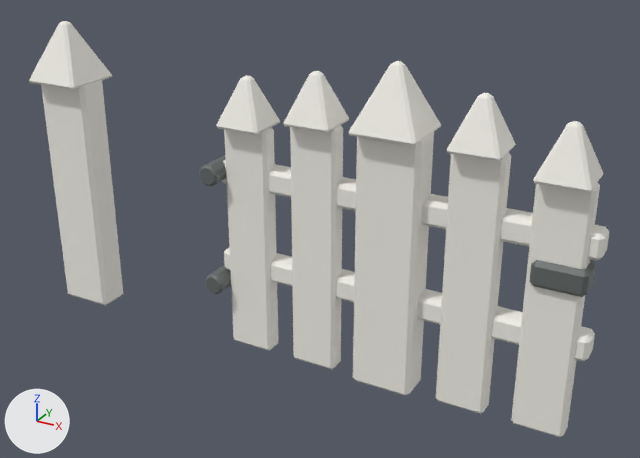
Before and after pictures for a commit that changed the Blender file assets/game-assets/WhiteFenceGate.blend.
Both versions are drawn from a camera (50 mm lens) standing at (1.119, -1.566, 1.123) and looking at (0.244, 0.026, 0.327). Lighting does not change. The marker at lower left points along +X, +Y and +Z. The picture after the commit comes second.

Before the edit, the objects in view are built like this:
```python
me_whitefencegate_leaf_mesh = bpy.data.meshes.new('WhiteFenceGate_Leaf_Mesh')
me_whitefencegate_leaf_mesh.from_pydata(...)  # 432 vertices, 462 faces; spans x -0.025..0.86, y -0.055..0.055, z 0.0..0.69
# faces by material slot: [312, 150]
me_whitefencegate_leaf_mesh.materials.append(mat_material_whitefencegate_paint)  # white #f4f2ea
me_whitefencegate_leaf_mesh.materials.append(mat_material_whitefencegate_hardware)  # grey #6f7473
me_whitefencegate_posts_mesh = bpy.data.meshes.new('WhiteFenceGate_Posts_Mesh')
me_whitefencegate_posts_mesh.from_pydata(...)  # 96 vertices, 104 faces; spans x -0.502..0.502, y -0.072..0.072, z 0.0..0.73
me_whitefencegate_posts_mesh.materials.append(mat_material_whitefencegate_paint)  # white #f4f2ea
ob_whitefencegate_leaf = bpy.data.objects.new('WhiteFenceGate_Leaf', me_whitefencegate_leaf_mesh)
ob_whitefencegate_leaf.location = (0.0, 0.0, 0.0)
ob_whitefencegate_posts = bpy.data.objects.new('WhiteFenceGate_Posts', me_whitefencegate_posts_mesh)
ob_whitefencegate_posts.location = (0.0, 0.0, 0.0)
```
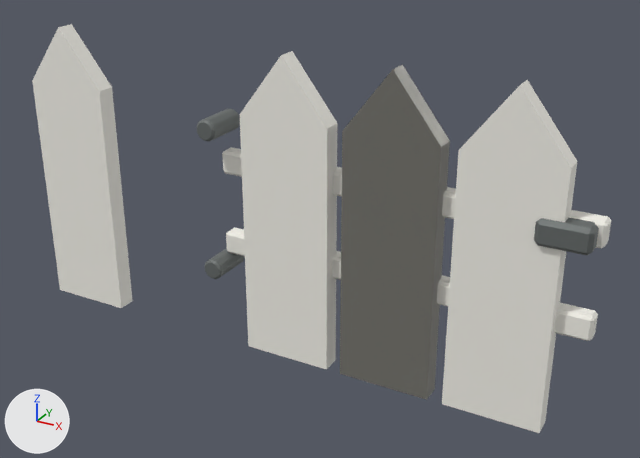
Changed parts and their boxes [x1, y1, x2, y2] in the pictures (640 x 458 px; the box of a moved part takes in the faces that stretch with it):
'WhiteFenceGate_Leaf', reshaped
    before: [199, 71, 609, 437]
    after: [197, 51, 611, 433]
'WhiteFenceGate_Posts', reshaped
    before: [29, 21, 441, 396]
    after: [32, 24, 133, 308]
part 1 of me_whitefencegate_posts_mesh, rebuilt (23% wider, 26% taller)
    before: [41, 80, 123, 305]
    after: [32, 24, 133, 308]
part 2 of me_whitefencegate_posts_mesh, rebuilt (not visible afterwards)
    before: [353, 131, 434, 396]
part 3 of me_whitefencegate_posts_mesh, deleted
    before: [29, 21, 112, 90]
part 4 of me_whitefencegate_posts_mesh, deleted
    before: [349, 61, 441, 146]
part 5 of me_whitefencegate_leaf_mesh, moved or reshaped
    before: [199, 155, 226, 186]
    after: [197, 109, 240, 141]
part 6 of me_whitefencegate_leaf_mesh, moved or reshaped
    before: [530, 260, 596, 297]
    after: [534, 217, 599, 255]
part 7 of me_whitefencegate_leaf_mesh, rebuilt (not visible before)
    after: [340, 64, 450, 400]
part 8 of me_whitefencegate_leaf_mesh, rebuilt
    before: [222, 160, 609, 260]
    after: [222, 147, 611, 249]
part 9 of me_whitefencegate_leaf_mesh, rebuilt (81% wider, 31% taller)
    before: [290, 125, 343, 369]
    after: [240, 51, 337, 370]
part 10 of me_whitefencegate_leaf_mesh, rebuilt (79% wider, 35% taller)
    before: [436, 152, 511, 414]
    after: [442, 80, 577, 433]
part 11 of me_whitefencegate_leaf_mesh, rebuilt
    before: [224, 248, 595, 361]
    after: [226, 227, 598, 341]
part 12 of me_whitefencegate_leaf_mesh, deleted
    before: [284, 71, 349, 133]
part 13 of me_whitefencegate_leaf_mesh, deleted
    before: [447, 93, 516, 161]
part 14 of me_whitefencegate_leaf_mesh, deleted
    before: [216, 75, 280, 135]
part 15 of me_whitefencegate_leaf_mesh, deleted (mostly hidden)
    before: [362, 137, 409, 146]
part 16 of me_whitefencegate_leaf_mesh, deleted
    before: [533, 121, 604, 193]
part 17 of me_whitefencegate_leaf_mesh, moved or reshaped
    before: [205, 127, 278, 351]
    after: [205, 248, 245, 279]
part 18 of me_whitefencegate_leaf_mesh, deleted
    before: [511, 182, 600, 437]

Edits to the bpy script that builds the scene:
```text
Change me_whitefencegate_posts_mesh:
    remove me_whitefencegate_posts_mesh.from_pydata(...)  # 96 vertices, 104 faces; spans x -0.502..0.502, y -0.072..0.072, z 0.0..0.73
    add me_whitefencegate_posts_mesh.from_pydata(...)  # 20 vertices, 14 faces; spans x -0.538..0.538, y -0.023..0.023, z 0.0..0.72
    me_whitefencegate_posts_mesh part 1: the loose piece of 24 vertices spanning x -0.5..-0.36, y -0.04..0.04, z 0.0..0.6 is rebuilt with 10 vertices and now spans x -0.538..-0.322, y -0.023..0.023, z 0.0..0.72
    me_whitefencegate_posts_mesh part 2: the loose piece of 24 vertices spanning x 0.36..0.5, y -0.04..0.04, z 0.0..0.6 is rebuilt with 10 vertices and now spans x 0.322..0.538, y -0.023..0.023, z 0.0..0.72
    me_whitefencegate_posts_mesh part 3: the loose piece of 24 vertices spanning x -0.502..-0.358, y -0.072..0.072, z 0.59..0.73 is deleted
    me_whitefencegate_posts_mesh part 4: the loose piece of 24 vertices spanning x 0.358..0.502, y -0.072..0.072, z 0.59..0.73 is deleted
Change me_whitefencegate_leaf_mesh:
    remove me_whitefencegate_leaf_mesh.from_pydata(...)  # 432 vertices, 462 faces; spans x -0.025..0.86, y -0.055..0.055, z 0.0..0.69
    add me_whitefencegate_leaf_mesh.from_pydata(...)  # 222 vertices, 223 faces; spans x -0.025..0.86, y -0.055..0.055, z 0.0..0.72
    me_whitefencegate_leaf_mesh part 5: the loose piece of 60 vertices spanning x -0.025..0.025, y -0.055..0.055, z 0.411..0.459 is moved by (0.0, 0.0, 0.105)
    me_whitefencegate_leaf_mesh part 6: the loose piece of 24 vertices spanning x 0.735..0.845, y -0.035..0.035, z 0.332..0.387 is moved by (0.0, 0.0, 0.087)
    me_whitefencegate_leaf_mesh part 7: the loose piece of 24 vertices spanning x 0.375..0.485, y -0.023..0.023, z 0.0..0.58 is rebuilt with 10 vertices and now spans x 0.322..0.538, y -0.023..0.023, z 0.0..0.72
    me_whitefencegate_leaf_mesh part 8: the loose piece of 24 vertices spanning x 0.0..0.86, y -0.013..0.043, z 0.403..0.458 is rebuilt with 24 vertices and now spans x 0.0..0.86, y 0.003..0.043, z 0.422..0.477
    me_whitefencegate_leaf_mesh part 9: the loose piece of 24 vertices spanning x 0.195..0.305, y -0.023..0.023, z 0.0..0.58 is rebuilt with 10 vertices and now spans x 0.072..0.287, y -0.023..0.023, z 0.0..0.72
    me_whitefencegate_leaf_mesh part 10: the loose piece of 24 vertices spanning x 0.555..0.665, y -0.023..0.023, z 0.0..0.58 is rebuilt with 10 vertices and now spans x 0.572..0.788, y -0.023..0.023, z 0.0..0.72
    me_whitefencegate_leaf_mesh part 11: the loose piece of 24 vertices spanning x 0.0..0.86, y -0.013..0.043, z 0.182..0.237 is rebuilt with 24 vertices and now spans x 0.0..0.86, y 0.003..0.043, z 0.222..0.278
    me_whitefencegate_leaf_mesh part 12: the loose piece of 24 vertices spanning x 0.197..0.303, y -0.053..0.053, z 0.58..0.69 is deleted
    me_whitefencegate_leaf_mesh part 13: the loose piece of 24 vertices spanning x 0.557..0.663, y -0.053..0.053, z 0.58..0.69 is deleted
    me_whitefencegate_leaf_mesh part 14: the loose piece of 24 vertices spanning x 0.027..0.133, y -0.053..0.053, z 0.55..0.66 is deleted
    me_whitefencegate_leaf_mesh part 15: the loose piece of 24 vertices spanning x 0.377..0.483, y -0.053..0.053, z 0.58..0.69 is deleted
    me_whitefencegate_leaf_mesh part 16: the loose piece of 24 vertices spanning x 0.727..0.833, y -0.053..0.053, z 0.55..0.66 is deleted
    me_whitefencegate_leaf_mesh part 17: 2 vertices moved within x 0.0, y -0.055..0.055, z 0.182; 82 vertices removed from x -0.025..0.135, y -0.055..0.055, z 0.0..0.55; 58 vertices added at x -0.025..0.025, y -0.055..0.055, z 0.177..0.226
    me_whitefencegate_leaf_mesh part 18: 24 vertices removed from x 0.725..0.835, y -0.023..0.023, z 0.0..0.55
```
